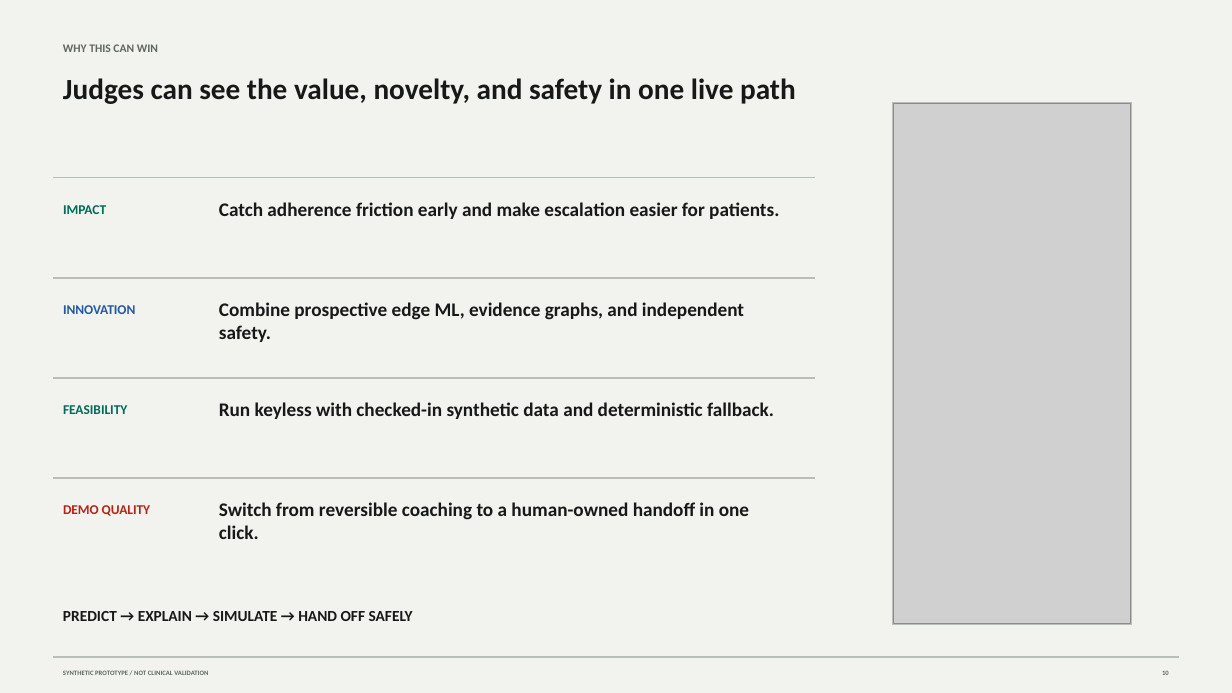
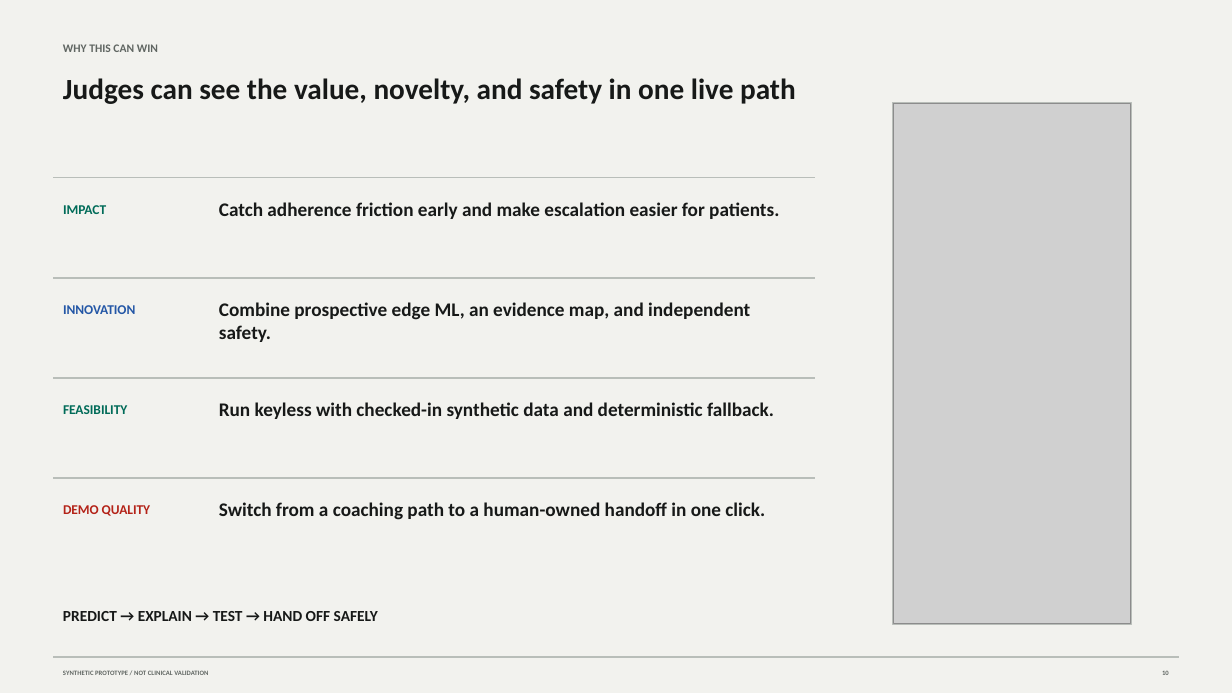
Before and after one commit to kevinmeix1/adherence-os, a slide deck: slide 10 of outputs/adherence-os-demo.pptx. Drawn at 1232x693 pixels with LibreOffice and Linux fonts; fonts in the diff are those of the drawing; grey boxes stand for pictures. Boxes give left, top, right and bottom in pixels: in the first picture for what was removed or moved away, otherwise in the second. Text is boxed around its words. In the diff, an @@ line names an element or a change of style, - is before the commit and + after.

```diff
--- a/outputs/adherence-os-demo.pptx
+++ b/outputs/adherence-os-demo.pptx
@@ text at box(219, 302, 750, 342): text changed @@
-Combine prospective edge ML, evidence graphs, and independent safety.
+Combine prospective edge ML, an evidence map, and independent safety.
@@ text at box(219, 502, 765, 520): text changed @@
-Switch from reversible coaching to a human-owned handoff in one click.
+Switch from a coaching path to a human-owned handoff in one click.
@@ text at box(63, 611, 378, 621): text changed @@
-PREDICT → EXPLAIN → SIMULATE → HAND OFF SAFELY
+PREDICT → EXPLAIN → TEST → HAND OFF SAFELY
```
Also in this commit, not shown: 6 other slides changed, 20 other files.
